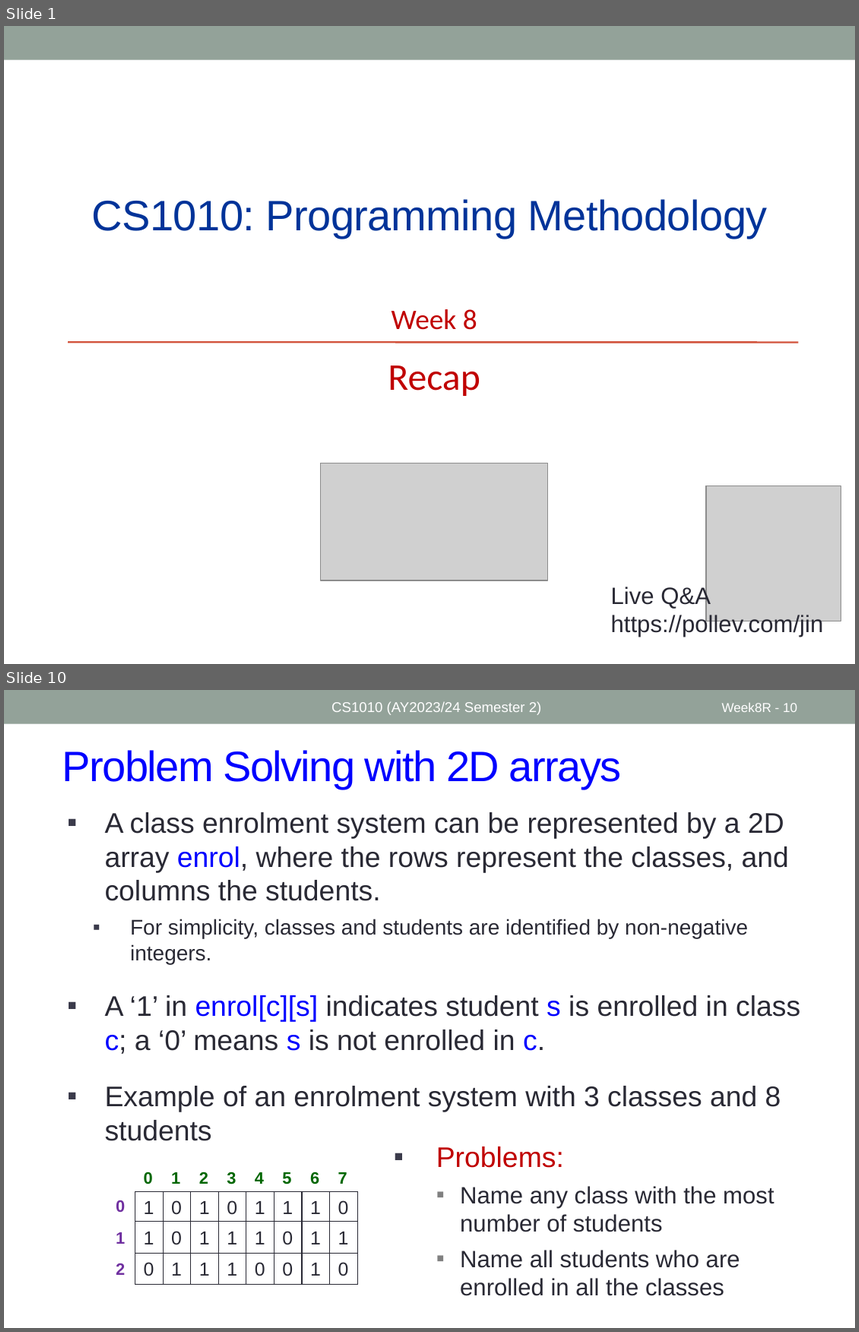
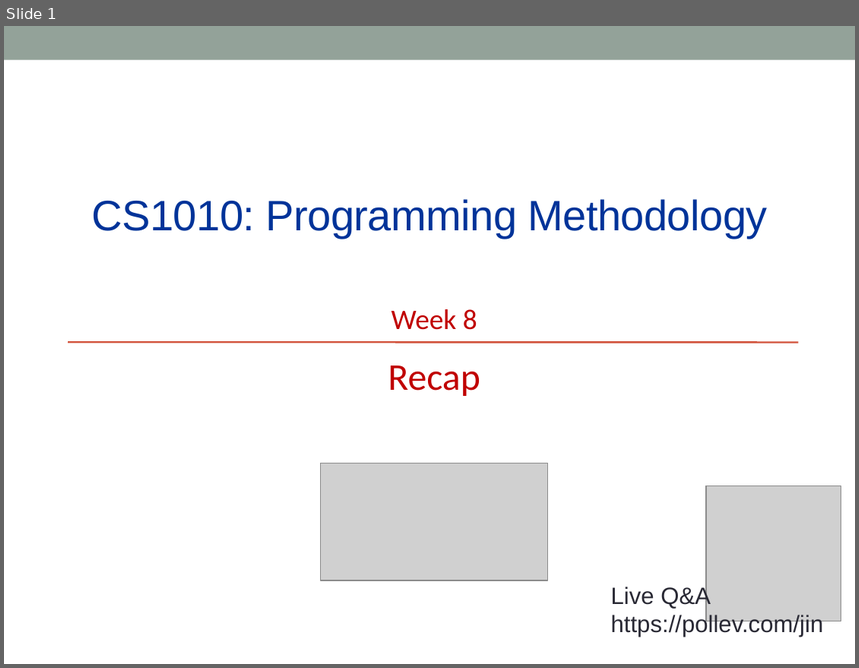
Before and after one commit to nus-cs1010-2425-s2/website, a slide deck: slides/Week8_Recap.pptx. Shown one above the other, each under a label of ours: slides 1 and 10 before the commit, slide 1 after it; the slides between them are not shown. The pictures are 859x1332 and 859x668 pixels, drawn with LibreOffice and Linux fonts; fonts in the diff are those of the drawing; grey boxes stand for pictures. Boxes give left, top, right and bottom in pixels: in the first picture for what was removed or moved away, otherwise in the second. Text is boxed around its words. In the diff, an @@ line names an element or a change of style, - is before the commit and + after.

```diff
--- a/slides/Week8_Recap.pptx
+++ b/slides/Week8_Recap.pptx
@@ slide 10 removed at (4, 690, 855, 1328), background #FFFFFF; not listed: 1 template element that a slide beside it also shows @@
@@ text removed at (332, 701, 542, 715) @@
-CS1010 (AY2023/24 Semester 2)
@@ page number removed at (722, 703, 797, 712) @@
-Week8R - 10
@@ title removed at (63, 750, 622, 789) @@
-Problem Solving with 2D arrays
@@ text removed at (105, 812, 800, 1141) @@
-▪ A class enrolment system can be represented by a 2D array enrol, where the rows represent the classes, and columns the students.
-  ▪ For simplicity, classes and students are identified by non-negative integers.
-▪ A ‘1’ in enrol[c][s] indicates student s is enrolled in class c; a ‘0’ means s is not enrolled in c.
-▪ Example of an enrolment system with 3 classes and 8 students
@@ text removed at (436, 1147, 774, 1296) @@
-▪ Problems:
-  ▪ Name any class with the most number of students
-  ▪ Name all students who are enrolled in all the classes
@@ group removed at (116, 1172, 358, 1285): 24 rectangles, 11 texts @@
-1
-0
-1
-0
-1
-0
-1
-1
-0
-1
-1
-1
-1
-1
-1
-0
-1
-0
-1
-1
-0
-0
-1
-0
-1
-0
-2
-0
-1
-2
-3
-4
-5
-6
-7
```
Also in this commit, not shown: 4 slides changed, 8 slides added, 5 other slides removed, 4 other files.
